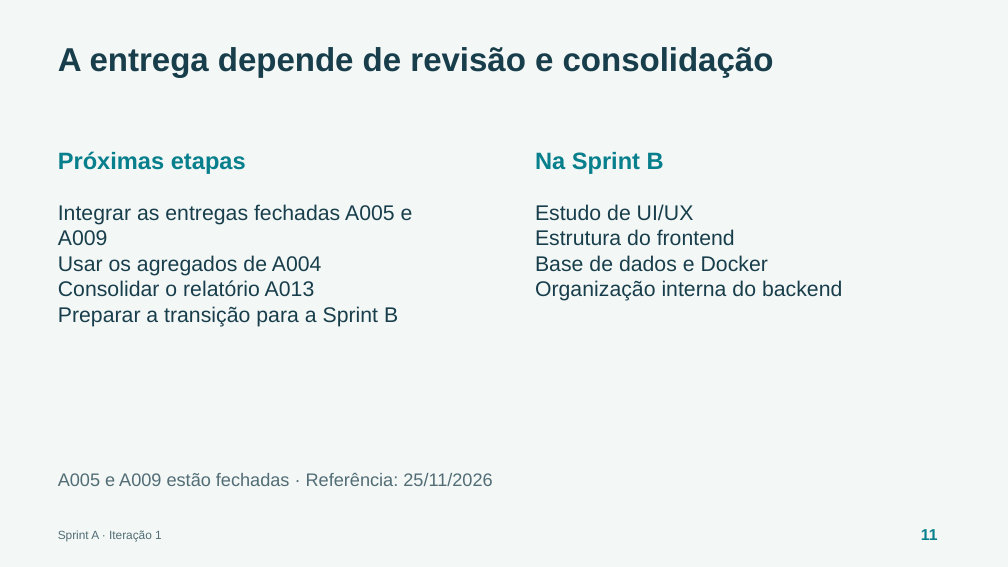
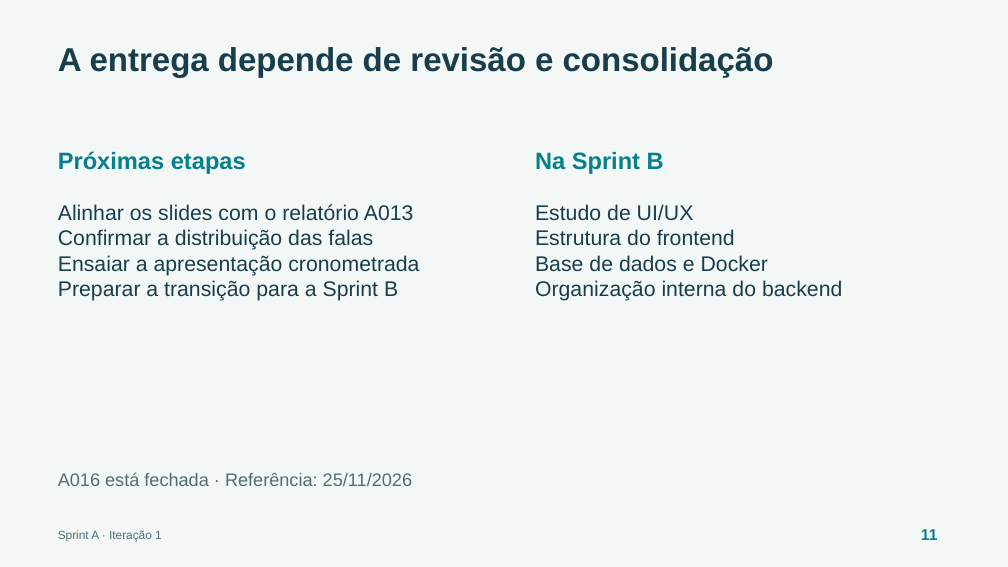
Before and after one commit to escobar0304/ProjInter-2-1, a slide deck: slide 11 of docs/entregas/sprint-review-a/sprint-review-a.pptx. Drawn at 1008x567 pixels with LibreOffice and Linux fonts; fonts in the diff are those of the drawing. Boxes give left, top, right and bottom in pixels: in the first picture for what was removed or moved away, otherwise in the second. Text is boxed around its words. In the diff, an @@ line names an element or a change of style, - is before the commit and + after.

```diff
--- a/docs/entregas/sprint-review-a/sprint-review-a.pptx
+++ b/docs/entregas/sprint-review-a/sprint-review-a.pptx
@@ text at (58, 204, 419, 276): text changed @@
-Integrar as entregas fechadas A005 e A009
-Usar os agregados de A004
-Consolidar o relatório A013
+Alinhar os slides com o relatório A013
+Confirmar a distribuição das falas
+Ensaiar a apresentação cronometrada
@@ text at (58, 472, 412, 486): text changed @@
-A005 e A009 estão fechadas · Referência: 25/11/2026
+A016 está fechada · Referência: 25/11/2026
```
Also in this commit, not shown: 2 other slides changed, 2 other files.
